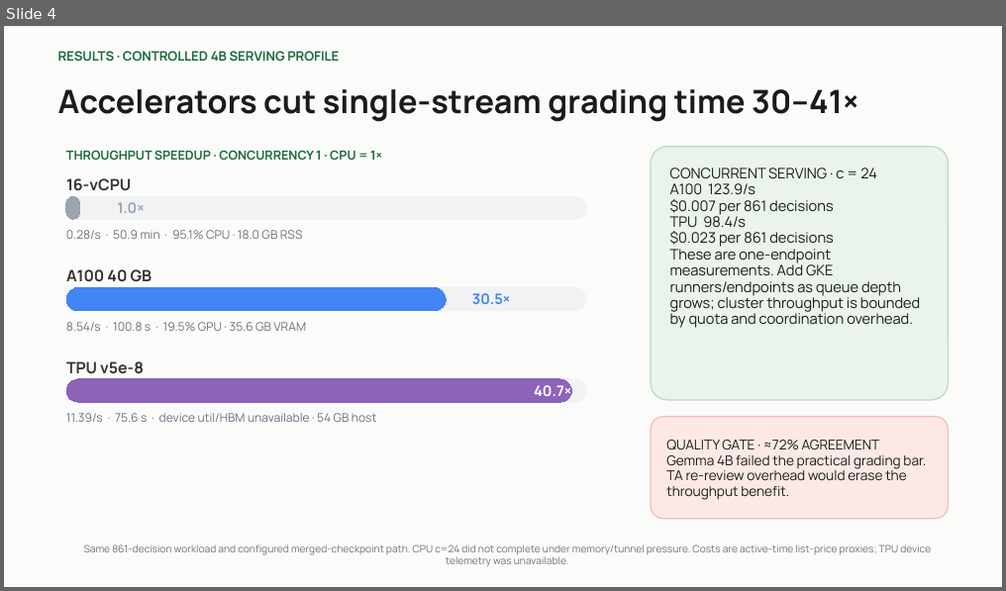
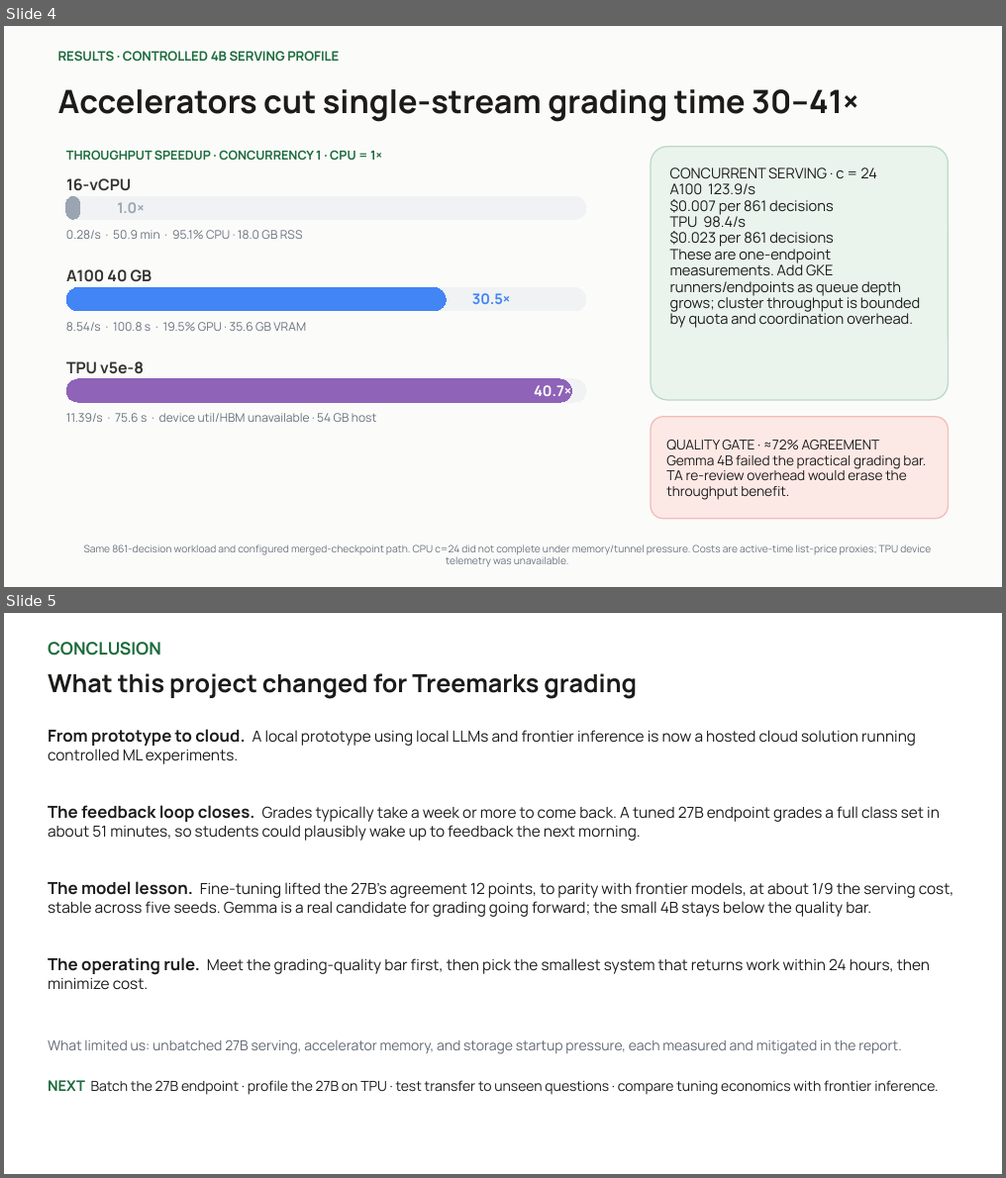
Before and after one commit to seanyepez/me344ricechem, a slide deck: slides/ME344_RiceChem_Option2_5_Slides.pptx. Shown one above the other, each under a label of ours: slide 4 before the commit, slides 4 and 5 after it. The pictures are 1006x591 and 1006x1178 pixels, drawn with LibreOffice and Linux fonts; fonts in the diff are those of the drawing; background and template pictures are left out. Boxes give left, top, right and bottom in pixels: in the first picture for what was removed or moved away, otherwise in the second. Text is boxed around its words. In the diff, an @@ line names an element or a change of style, - is before the commit and + after.

Commit message:
Slides in Sean's voice: teaching-ratio problem, takeaway conclusion, readable measurements

```diff
--- a/slides/ME344_RiceChem_Option2_5_Slides.pptx
+++ b/slides/ME344_RiceChem_Option2_5_Slides.pptx
@@ slide 5 added at bbox=[4, 613, 1002, 1174], background #FFFFFF @@
@@ text added at bbox=[48, 642, 161, 656], 12.5 pt, text #1D6B3C, bold @@
+CONCLUSION
@@ text added at bbox=[48, 673, 637, 698], 18 pt, text #1C1B1A, bold @@
+What this project changed for Treemarks grading
@@ text added at bbox=[48, 729, 916, 764], 11 pt, text #1C1B1A @@
+From prototype to cloud. A local prototype using local LLMs and frontier inference is now a hosted cloud solution running controlled ML experiments.
@@ text added at bbox=[48, 805, 940, 841], 11 pt, text #1C1B1A @@
+The feedback loop closes. Grades typically take a week or more to come back. A tuned 27B endpoint grades a full class set in about 51 minutes, so students could plausibly wake up to feedback the next morning.
@@ text added at bbox=[48, 881, 954, 917], 11 pt, text #1C1B1A @@
+The model lesson. Fine-tuning lifted the 27B's agreement 12 points, to parity with frontier models, at about 1/9 the serving cost, stable across five seeds. Gemma is a real candidate for grading going forward; the small 4B stays below the quality bar.
@@ text added at bbox=[48, 958, 930, 990], 11 pt, text #1C1B1A @@
+The operating rule. Meet the grading-quality bar first, then pick the smallest system that returns work within 24 hours, then minimize cost.
@@ text added at bbox=[48, 1040, 902, 1055], 10 pt, text #616973 @@
+What limited us: unbatched 27B serving, accelerator memory, and storage startup pressure, each measured and mitigated in the report.
@@ text added at bbox=[48, 1080, 938, 1095], 10 pt, text #1C1B1A @@
+NEXT Batch the 27B endpoint · profile the 27B on TPU · test transfer to unseen questions · compare tuning economics with frontier inference.
```
Also in this commit, not shown: 3 slides changed, 1 slide removed, 1 other file.
